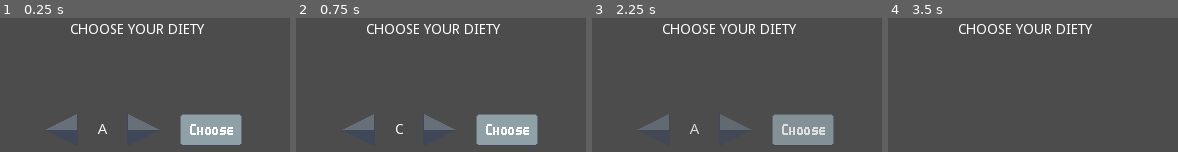
Above: before the commit, frames 1-4 (left to right).
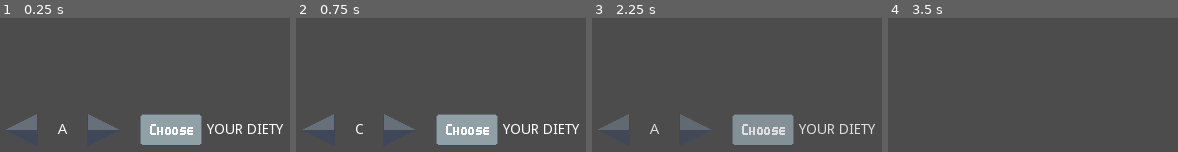
Above: after the commit, the same moments.

Repository: RustyMonky/LudumDare43
Game: Godot game, scene res://scenes/game/game.tscn
Two runs of this game, one before a commit and one after it. Both use one fixed random seed, a clock stepped at 60 frames per second and the inputs below. The project has no main scene, so this scene is started directly.
Inputs (mouse positions are in pixels of both pictures, inside the frame that each line leads up to; where the layout moved, square brackets give the same spot in the first picture):
- Up to frame 1 (0.25 s): no input
- Up to frame 2 (0.75 s): click (319, 130) [356, 130] at 0.5 s
- Up to frame 3 (2.25 s): click (696, 130) [734, 130] at 1.25 s; click (763, 130) [803, 130] at 2 s
- Up to frame 4 (3.5 s): click (911, 130) [948, 130] at 2.75 s

The runs differ from the first frame. In frame 1, 11% of the frame differs, in the area x 2-98%, y 4-95%; in frame 2, 11%; in frame 3, 11%; in frame 4, 1.4%.

Commit message:
Moves carousel text into the scene itself, works alongside button

Diff:
--- a/scenes/game/game.gd
+++ b/scenes/game/game.gd
@@ -1,8 +1,7 @@
 extends Node2D
 
 onready var carousel = $ui/uiContainer/carousel
-onready var textLabel = $ui/uiContainer/textLabel
 
 func _ready():
+	carousel.setHeader("your diety")
 	carousel.setOptions(["A", "B", "C"])
-	textLabel.text = "Choose your diety"
--- a/scenes/game/game.tscn
+++ b/scenes/game/game.tscn
@@ -29,28 +29,3 @@
 size_flags_vertical = 1
 
 [node name="carousel" parent="ui/uiContainer" index="0" instance=ExtResource( 2 )]
-
-[node name="textLabel" type="Label" parent="ui/uiContainer" index="1"]
-
-anchor_left = 0.5
-anchor_top = 0.0
-anchor_right = 0.5
-anchor_bottom = 0.0
-margin_left = -320.0
-margin_top = -200.0
-margin_right = 320.0
-margin_bottom = 360.0
-rect_pivot_offset = Vector2( 0, 0 )
-rect_clip_content = false
-mouse_filter = 2
-mouse_default_cursor_shape = 0
-size_flags_horizontal = 1
-size_flags_vertical = 4
-text = "TEST"
-align = 1
-valign = 1
-uppercase = true
-percent_visible = 1.0
-lines_skipped = 0
-max_lines_visible = -1
-_sections_unfolded = [ "Margin" ]
--- a/ui/carousel/carousel.gd
+++ b/ui/carousel/carousel.gd
@@ -1,5 +1,6 @@
 extends HBoxContainer
 
+onready var carouselHeader = $carouselHeader
 onready var chooseButton = $chooseButton
 onready var optionLabel = $optionLabel
 onready var tween = $tween
@@ -9,6 +10,13 @@
 
 func _ready():
 	pass
+
+# setHeader
+# param [Text]
+# Public function to set carousel header text
+# All text should assume that "Choose" is prefixed
+func setHeader(headerText):
+	carouselHeader.text = headerText
 
 # setOptions
 # param [Array]
--- a/ui/carousel/carousel.tscn
+++ b/ui/carousel/carousel.tscn
@@ -28,8 +28,8 @@
 anchor_top = 0.0
 anchor_right = 0.0
 anchor_bottom = 0.0
-margin_left = 192.0
-margin_right = 256.0
+margin_left = 176.0
+margin_right = 240.0
 margin_bottom = 64.0
 rect_pivot_offset = Vector2( 0, 0 )
 rect_clip_content = false
@@ -52,9 +52,9 @@
 anchor_top = 0.0
 anchor_right = 0.0
 anchor_bottom = 0.0
-margin_left = 260.0
+margin_left = 244.0
 margin_top = 25.0
-margin_right = 312.0
+margin_right = 296.0
 margin_bottom = 39.0
 rect_pivot_offset = Vector2( 0, 0 )
 rect_clip_content = false
@@ -76,8 +76,8 @@
 anchor_top = 0.0
 anchor_right = 0.0
 anchor_bottom = 0.0
-margin_left = 316.0
-margin_right = 380.0
+margin_left = 300.0
+margin_right = 364.0
 margin_bottom = 64.0
 rect_pivot_offset = Vector2( 0, 0 )
 rect_clip_content = false
@@ -100,8 +100,8 @@
 anchor_top = 0.0
 anchor_right = 0.0
 anchor_bottom = 0.0
-margin_left = 384.0
-margin_right = 448.0
+margin_left = 368.0
+margin_right = 432.0
 margin_bottom = 64.0
 rect_pivot_offset = Vector2( 0, 0 )
 rect_clip_content = false
@@ -127,6 +127,31 @@
 playback/repeat = false
 playback/speed = 1.0
 
+[node name="carouselHeader" type="Label" parent="." index="5"]
+
+anchor_left = 0.0
+anchor_top = 0.0
+anchor_right = 0.0
+anchor_bottom = 0.0
+margin_left = 436.0
+margin_top = 25.0
+margin_right = 464.0
+margin_bottom = 39.0
+rect_pivot_offset = Vector2( 0, 0 )
+rect_clip_content = false
+mouse_filter = 2
+mouse_default_cursor_shape = 0
+size_flags_horizontal = 1
+size_flags_vertical = 4
+text = "Test"
+align = 1
+valign = 1
+uppercase = true
+percent_visible = 1.0
+lines_skipped = 0
+max_lines_visible = -1
+_sections_unfolded = [ "Margin" ]
+
 [connection signal="pressed" from="arrowLeft" to="." method="_on_arrowLeft_pressed"]
 
 [connection signal="pressed" from="arrowRight" to="." method="_on_arrowRight_pressed"]
